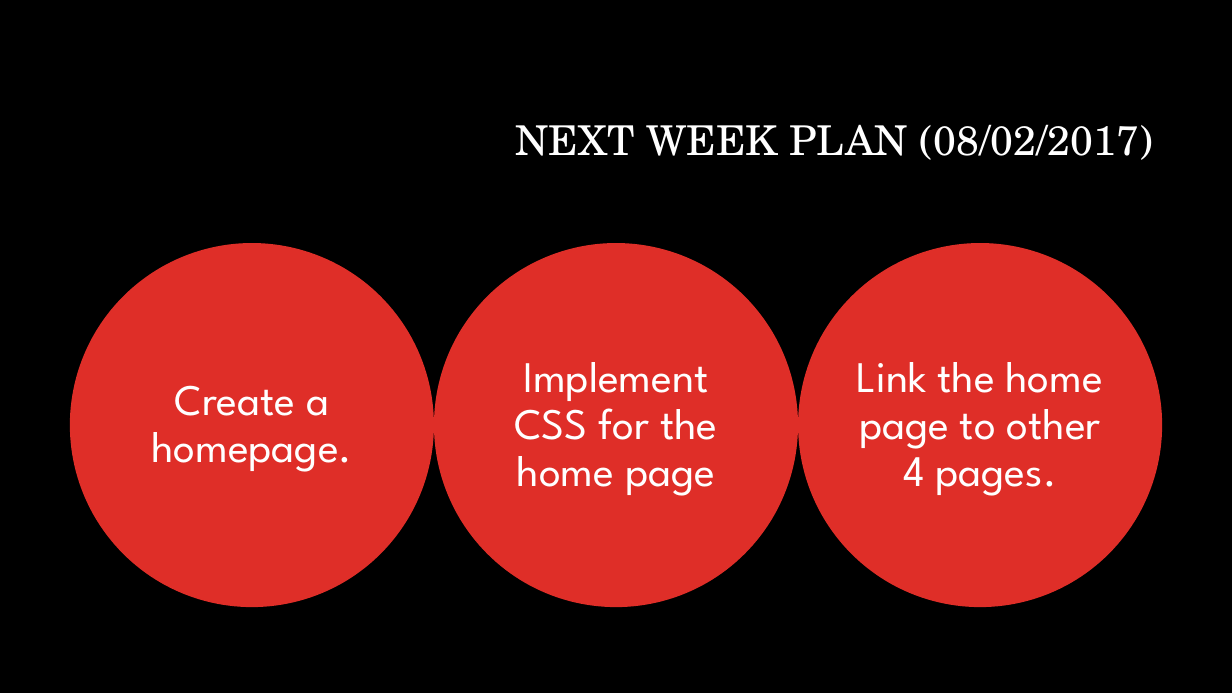
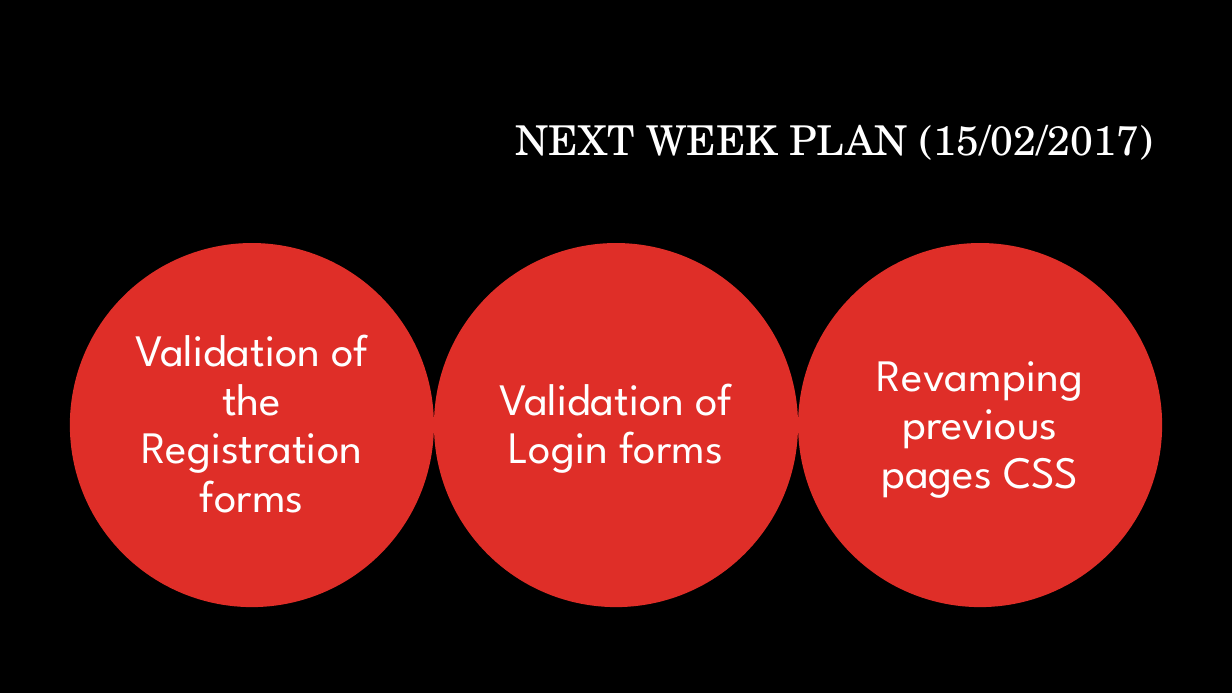
Before and after one commit to priyasatbhaya/IT_WEBD, a slide deck: slide 13 of Internet and web technology new ppt.pptx (slide 8 before the commit). Drawn at 1232x693 pixels with LibreOffice and Linux fonts; fonts in the diff are those of the drawing; background and template pictures are left out. Boxes give left, top, right and bottom in pixels: in the first picture for what was removed or moved away, otherwise in the second. Text is boxed around its words. In the diff, an @@ line names an element or a change of style, - is before the commit and + after.

```diff
--- a/Internet and web technology new ppt.pptx
+++ b/Internet and web technology new ppt.pptx
@@ title at (515,124,1153,160): text changed @@
-NEXT WEEK PLAN (08/02/2017)
+NEXT WEEK PLAN (15/02/2017)
@@ text at (135,334,368,513): text changed; size 34 to 35 pt @@
-Create a homepage.
+Validation of the Registration forms
@@ text at (499,383,733,473): text changed; size 34 to 35 pt @@
-Implement CSS for the home page
+Validation of Login forms
@@ text at (877,361,1083,498): text changed; size 34 to 35 pt @@
-Link the home page to other 4 pages.
+Revamping previous pages CSS
```
Also in this commit, not shown: 6 other slides changed, 15 other files.
